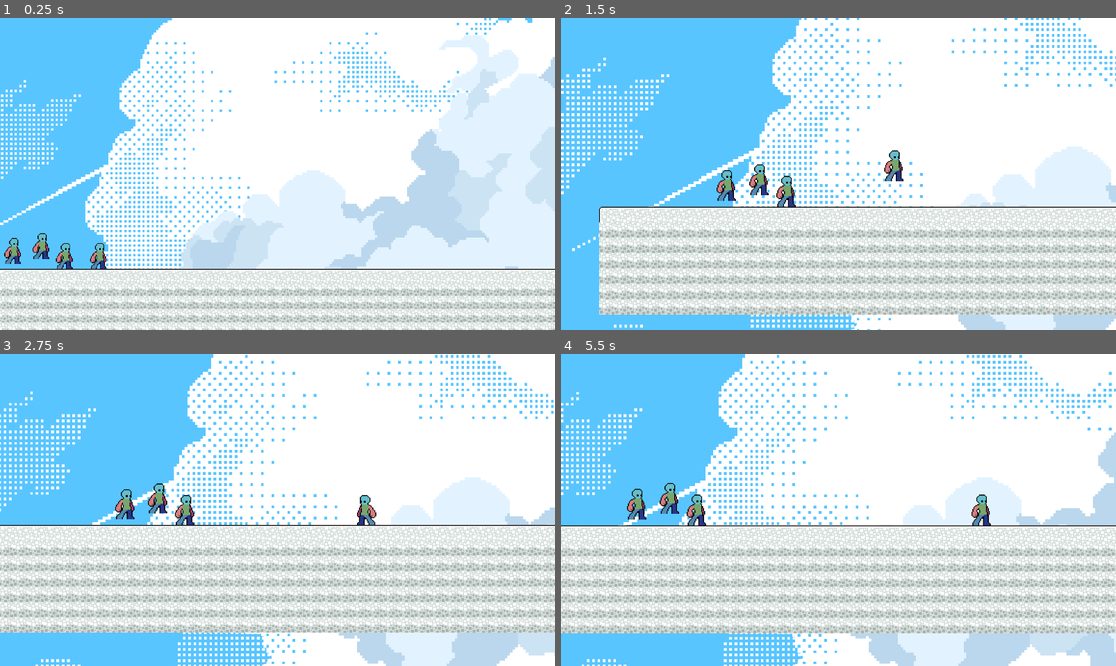
Above: before the commit, frames 1-4 (two rows, left to right).
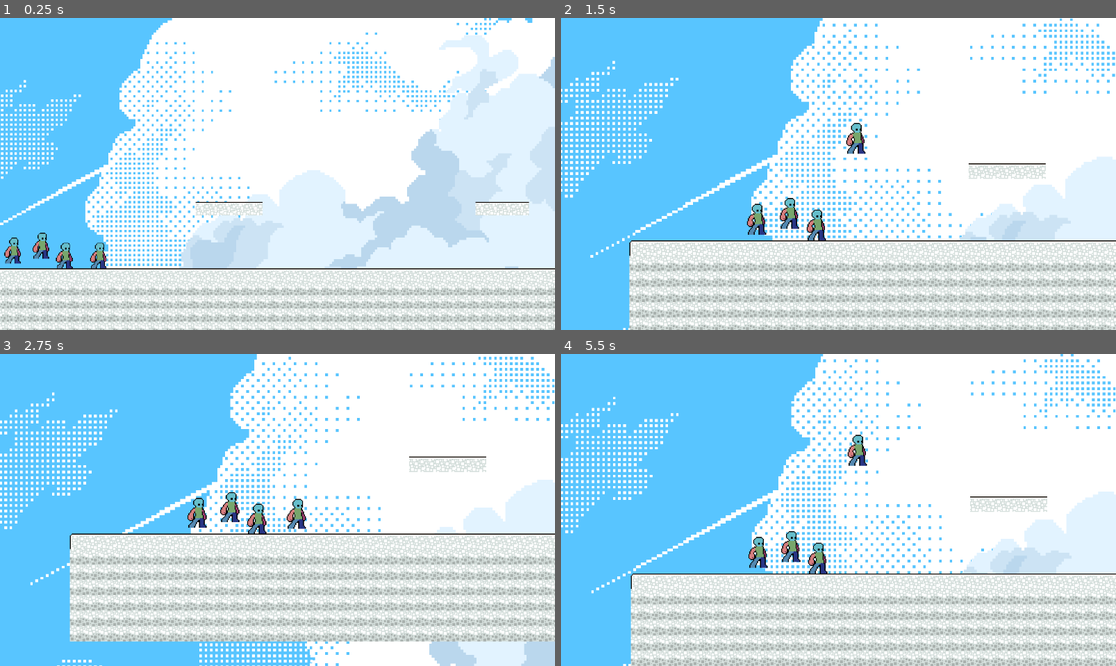
Above: after the commit, the same moments.

Repository: ElissonXD/topo-do-mundo
Game: Godot game, scene res://game/scenes/test/test_2 da camera.tscn
Two runs of this game, one before a commit and one after it. Both use one fixed random seed, a clock stepped at 60 frames per second and the inputs below. This scene is started directly instead of the project's main scene.
Inputs:
- Up to frame 1 (0.25 s): no input
- Up to frame 2 (1.5 s): tap Enter (ui_accept) at 0.5, 0.6 s; hold Right (ui_right) from 0.53 s (still down); tap Space (jump, bound only after the commit) at 0.77, 1.07 s; tap K (use_ability, bound only after the commit) at 0.8, 1.35 s
- Up to frame 3 (2.75 s): tap Space (jump, bound only after the commit) at 1.52, 1.55, 1.82, 2.1 s; release Right (ui_right) at 2.03 s; hold Left (ui_left) from 2.03 s (still down); tap Enter (ui_accept) at 2.3 s
- Up to frame 4 (5.5 s): release Left (ui_left) at 2.78 s; hold Right (ui_right) 2.78-4.28 s; tap Enter (ui_accept) at 2.85, 4.35 s; tap Space (jump, bound only after the commit) at 3.02, 3.32, 3.77, 3.8, 4.07, 4.52, 4.82 s; tap K (use_ability, bound only after the commit) at 3.05, 3.6, 5.1 s; hold Left (ui_left) 4.28-5.03 s; hold Right (ui_right) from 5.03 s (still down)

The runs differ from the first frame. In frame 1, 4.8% of the frame differs, in the area x 0-100%, y 58-100%; in frame 2, 37%; in frame 3, 43%; in frame 4, 48%, in the area x 0-100%, y 0-100%.

Commit message:
feat: refatorado personagem e adicionado poder do dash

Diff:
--- a/game/scenes/player/player_model.gd
+++ b/game/scenes/player/player_model.gd
@@ -4,19 +4,29 @@
 
 # variáveis
 @export_category("Movimentação")
-@export var MAX_SPEED = 300.0
-@export var ACEL = 800
-@export var JUMP_VELOCITY = -400.0
+@export var MAX_SPEED : float = 300.0
+@export var ACEL : float = 800
+@export var FRICTION : float = 800
+@export var MOMENTUM_CONSERVATION : float = 300
+@export var JUMP_VELOCITY : float = -400.0
+@export var GRAVITY : float = 500
+@export var MAX_FALL_SPEED : float = 400
+@export var MAX_WALL_SLIDE_SPEED : float = 200
 @onready var animation: AnimatedSprite2D = $AnimatedSprite2D
-@export_enum("double_jump", "glide", "climb") var ability
-
+@export_enum("dash", "float", "climb", "slide") var ability
+# 0 = dash, 1 = float, 2 = climb, 3 = slide
 # colisores
 @onready var left: Area2D = $left
 @onready var right: Area2D = $right
 
 # timers
-
-var WALL_DETACH = 2
+@export_category("Timers")
+@export var WALL_DETACH : float
+var wall_timer : float
+@export var COYOTE_TIME : float
+var coyote_timer : float
+@export var DASH_TIME : float = 0.5
+var dash_timer : float
 
 # estados
 
@@ -25,17 +35,26 @@
 	walk,
 	jump,
 	falling,
-	wall_slide
+	wall_slide,
+	dash
 }
 
 var state: PlayerState
 
-# movimentação
+# wall jump
 var wall_slide_direction = 0 # -1 esquerda 1 direita
 
 # habilidades
 
-
+# dash
+@export_category("Dash")
+@export var DASH_POWER : float = 200
+var has_dash : bool = true
+var dash_direction : Vector2
+
+
+var can_slide : bool = true
+var can_float : bool = true
 
 # Funções de física
 
@@ -44,13 +63,19 @@
 
 func _physics_process(delta: float) -> void:
 
-	if not is_on_floor():
-		var max_fall = 400
+	if affected_by_gravity():
+		var max_fall = MAX_FALL_SPEED
 		if state == PlayerState.wall_slide:
-			max_fall = 200
-		velocity.y = move_toward(velocity.y, max_fall, get_gravity().y*delta)
-
-	var direction := Input.get_axis("ui_left", "ui_right")
+			max_fall = MAX_WALL_SLIDE_SPEED
+		velocity.y = move_toward(velocity.y, max_fall, GRAVITY*delta)
+	if is_on_floor():
+		coyote_timer = COYOTE_TIME
+		has_dash = true
+
+	var direction := Input.get_axis("left", "right")
+
+	if use_dash(): #o dash pode ser utilizado em qualquer estado
+		go_to_dash_state()
 
 	match state:
 		PlayerState.idle:
@@ -63,6 +88,8 @@
 			falling_state(delta, direction)
 		PlayerState.wall_slide:
 			wall_slide_state(delta, direction)
+		PlayerState.dash:
+			dash_state(delta, direction)
 
 	move_and_slide()
 
@@ -93,8 +120,24 @@
 func go_to_wall_slide_state():
 	state = PlayerState.wall_slide
 	velocity.y = 0
-	WALL_DETACH = 0.2
+	wall_timer = WALL_DETACH
 	animation.play("wall_jump")
+	return
+
+func go_to_dash_state():
+	state = PlayerState.dash
+	animation.play('dash')
+	has_dash = false
+	dash_timer = DASH_TIME
+	dash_direction = Input.get_vector("left", "right", "up", "down")
+	dash_direction = dash_direction.normalized()
+	if dash_direction == Vector2.ZERO:
+		dash_direction = Vector2.UP
+	velocity = DASH_POWER * dash_direction
+	if dash_direction == Vector2.UP:
+		# não é a forma ideial de resolver mas é oq tem
+		velocity *= 0.7
+
 	return
 
 # funções de PERMANÊNCIA
@@ -108,9 +151,13 @@
 	if velocity.x != 0:
 		go_to_walk_state()
 		return
-	if velocity.y > 10:
-		go_to_falling_state()
-		return
+	if not is_on_floor():
+		if coyote_timer > 0:
+			coyote_timer -= delta
+
+			if coyote_timer < 0:
+				go_to_falling_state()
+				return
 
 func walk_state(delta: float, direction: int):
 
@@ -123,10 +170,13 @@
 	if velocity.x == 0:
 		go_to_idle_state()
 		return
-	if velocity.y > 10:
-		go_to_falling_state()
-		return
-
+	if not is_on_floor():
+		if coyote_timer > 0:
+			coyote_timer -= delta
+
+			if coyote_timer < 0:
+				go_to_falling_state()
+				return
 
 func jump_state(delta: float, direction: int):
 
@@ -155,7 +205,6 @@
 		else:
 			go_to_idle_state()
 			return
-
 
 func wall_slide_state(delta:float, direction: int):
 	if Input.is_action_just_pressed("ui_accept"):
@@ -164,14 +213,14 @@
 		return
 
 	if not is_on_wall() or (direction != 0 and wall_slide_direction != direction): # direção oposta
-		WALL_DETACH -= delta
-
-		if WALL_DETACH <= 0:
+		wall_timer -= delta
+
+		if wall_timer <= 0:
 			velocity.x = MAX_SPEED * direction
 			go_to_falling_state()
 			return
 	else:
-		WALL_DETACH = 0.2
+		wall_timer = WALL_DETACH
 
 	if is_on_floor():
 		if velocity.x != 0:
@@ -180,6 +229,29 @@
 		else:
 			go_to_idle_state()
 			return
+
+func dash_state(delta:float, direction: int):
+	dash_timer -= delta
+
+	if want_to_wall_slide(direction):
+		go_to_wall_slide_state()
+		return
+
+	if dash_timer < 0:
+
+		if is_on_floor():
+			if velocity.x != 0:
+				go_to_walk_state()
+				return
+			else:
+				go_to_idle_state()
+				return
+
+		go_to_falling_state()
+		return
+	else:
+		velocity += DASH_POWER * dash_direction * delta
+
 
 # funções de SAÍDA
 
@@ -190,7 +262,7 @@
 	if direction:
 		velocity.x = move_toward(velocity.x, MAX_SPEED*direction, delta*ACEL)
 	else:
-		velocity.x = move_toward(velocity.x, 0, delta*ACEL)
+		velocity.x = move_toward(velocity.x, 0, delta*FRICTION)
 
 func flip_sprite(direction: int):
 	if direction > 0:
@@ -211,10 +283,22 @@
 
 func can_jump():
 	# alterar depois
-	if is_on_floor():
+	if is_on_floor() or coyote_timer > 0:
 		return true
 	return false
 
+func use_dash() -> bool:
+	if ability == 0 and has_dash and Input.is_action_just_pressed('use_ability'):
+		return true
+	return false
+
+
+func affected_by_gravity() -> bool:
+	if not is_on_floor() and state != PlayerState.dash:
+		return true
+	return false
+
+
 func detect_left_collision(body: Node2D):
 	wall_slide_direction = -1
 
--- a/game/scenes/player/player_model.tscn
+++ b/game/scenes/player/player_model.tscn
@@ -79,7 +79,7 @@
 "duration": 1.0,
 "texture": SubResource("AtlasTexture_ve743")
 }],
-"loop": true,
+"loop": 1,
 "name": &"idle",
 "speed": 20.0
 }]
@@ -92,6 +92,14 @@
 
 [node name="PlayerModel" type="CharacterBody2D" unique_id=1305856846]
 script = ExtResource("1_mm1n1")
+MAX_SPEED = 250.0
+ACEL = 1000.0
+JUMP_VELOCITY = -300.0
+GRAVITY = 900.0
+WALL_DETACH = 0.1
+COYOTE_TIME = 0.1
+DASH_TIME = 0.1
+DASH_POWER = 400.0
 
 [node name="Colission" type="CollisionShape2D" parent="." unique_id=2035951123]
 position = Vector2(0, -0.5)
--- a/game/scenes/test/test.tscn
+++ b/game/scenes/test/test.tscn
@@ -24,8 +24,8 @@
 
 [node name="PlayerModel" parent="." unique_id=1305856846 instance=ExtResource("1_64la1")]
 position = Vector2(505, 316)
-MAX_SPEED = 100.0
-ACEL = 200
+MAX_FALL_SPEED = 500.0
+ability = 0
 
 [node name="Camera2D" type="Camera2D" parent="." unique_id=563824624]
 position = Vector2(585, 319)
--- a/game/scenes/test/test_2 da camera.tscn
+++ b/game/scenes/test/test_2 da camera.tscn
@@ -338,8 +338,7 @@
 
 [node name="PlayerModel" parent="Jogadores" unique_id=1305856846 instance=ExtResource("1_anv3l")]
 position = Vector2(252, 543)
-MAX_SPEED = 100.0
-ACEL = 200
+ability = 0
 
 [node name="PlayerModel2" parent="Jogadores" unique_id=531827392 instance=ExtResource("1_anv3l")]
 position = Vector2(211, 550)
@@ -365,6 +364,6 @@
 players_parent = NodePath("../Jogadores")
 
 [node name="TileMapLayer" type="TileMapLayer" parent="." unique_id=919988284]
-tile_map_data = PackedByteArray("AAABACQAAAAAABEAAAACACQAAAA …(8000 unchanged characters)… BABIAAABIACkAAAABABIAAABIACoAAAABABIAAAA=")
+tile_map_data = PackedByteArray("AAABACQAAAAAABEAAAACACQAAAA …(8000 unchanged characters)… BABIAAABIACkAAAABABIAAABIACoAAAABABIAAAAXAB8AAAABABEAAAAYAB8AAAABABEAAAAZAB8AAAABABEAAAAaAB8AAAABABEAAAAbAB8AAAABABEAAAAsAB8AAAABABEAAAAtAB8AAAABABEAAAAuAB8AAAABABEAAAAvAB8AAAABABEAAAA=")
 tile_set = SubResource("TileSet_qr0ht")
 use_kinematic_bodies = true
--- a/project.godot
+++ b/project.godot
@@ -18,6 +18,39 @@
 
 project/assembly_name="topo"
 
+[input]
+
+use_ability={
+"deadzone": 0.2,
+"events": [Object(InputEventKey,"resource_local_to_scene":false,"resource_name":"","device":-1,"window_id":0,"alt_pressed":false,"shift_pressed":false,"ctrl_pressed":false,"meta_pressed":false,"pressed":false,"keycode":0,"physical_keycode":75,"key_label":0,"unicode":107,"location":0,"echo":false,"script":null)
+]
+}
+left={
+"deadzone": 0.2,
+"events": [Object(InputEventKey,"resource_local_to_scene":false,"resource_name":"","device":-1,"window_id":0,"alt_pressed":false,"shift_pressed":false,"ctrl_pressed":false,"meta_pressed":false,"pressed":false,"keycode":0,"physical_keycode":65,"key_label":0,"unicode":97,"location":0,"echo":false,"script":null)
+]
+}
+right={
+"deadzone": 0.2,
+"events": [Object(InputEventKey,"resource_local_to_scene":false,"resource_name":"","device":-1,"window_id":0,"alt_pressed":false,"shift_pressed":false,"ctrl_pressed":false,"meta_pressed":false,"pressed":false,"keycode":0,"physical_keycode":68,"key_label":0,"unicode":100,"location":0,"echo":false,"script":null)
+]
+}
+up={
+"deadzone": 0.2,
+"events": [Object(InputEventKey,"resource_local_to_scene":false,"resource_name":"","device":-1,"window_id":0,"alt_pressed":false,"shift_pressed":false,"ctrl_pressed":false,"meta_pressed":false,"pressed":false,"keycode":0,"physical_keycode":87,"key_label":0,"unicode":119,"location":0,"echo":false,"script":null)
+]
+}
+down={
+"deadzone": 0.2,
+"events": [Object(InputEventKey,"resource_local_to_scene":false,"resource_name":"","device":-1,"window_id":0,"alt_pressed":false,"shift_pressed":false,"ctrl_pressed":false,"meta_pressed":false,"pressed":false,"keycode":0,"physical_keycode":83,"key_label":0,"unicode":115,"location":0,"echo":false,"script":null)
+]
+}
+jump={
+"deadzone": 0.2,
+"events": [Object(InputEventKey,"resource_local_to_scene":false,"resource_name":"","device":-1,"window_id":0,"alt_pressed":false,"shift_pressed":false,"ctrl_pressed":false,"meta_pressed":false,"pressed":false,"keycode":0,"physical_keycode":32,"key_label":0,"unicode":32,"location":0,"echo":false,"script":null)
+]
+}
+
 [physics]
 
 3d/physics_engine="Jolt Physics"
Not shown: 1 places in game/scenes/test/test_2 da camera.tscn that only renumber resources
